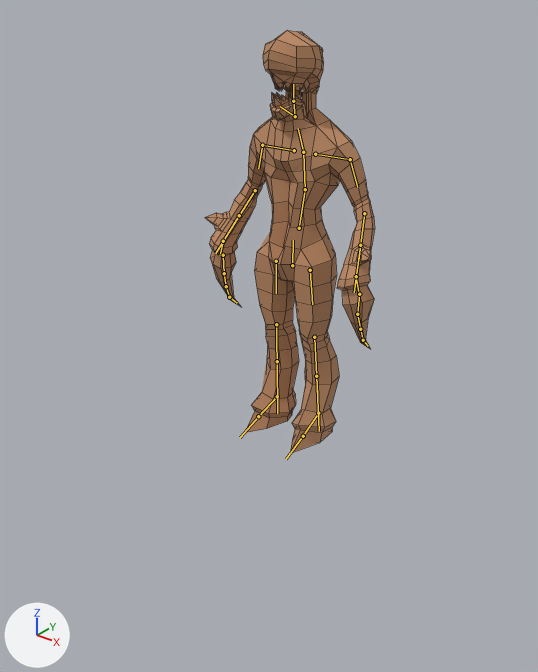
An edit to the FBX model Meshes/Characters/Enemies/Scrawny.fbx, drawn before and after from the same camera.
Rendered twice from a 50 mm camera at (1.336, -1.797, 1.435) aimed at (0.029, -0.162, 0.421). Every picture has the same lights, and +X, +Y and +Z are marked at lower left. The first picture is the older version. The bones that bend it are drawn over the model as lines. Mesh edges are drawn as thin lines.

In view in the first picture: 'Scratcher'.
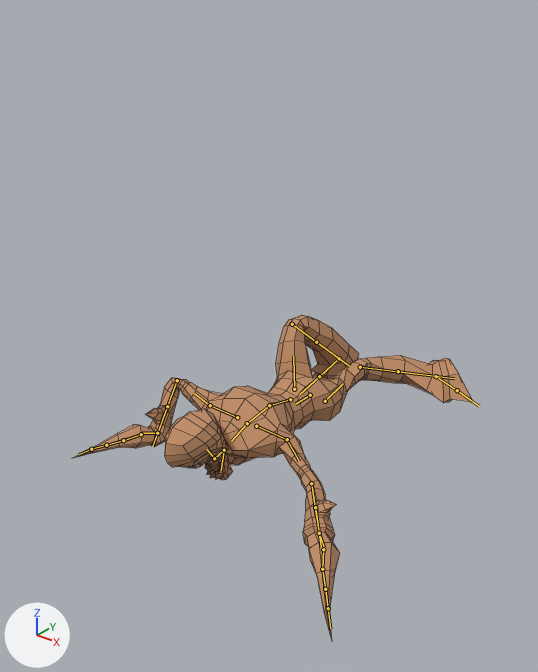
The newer file adds an action. The first version stands in its rest pose; the second is drawn at frame 1 of the action 'root|Death1'.

Location of each change, (x1, y1, x2, y2) in pixels of the pictures (538 x 672 px):
'Scratcher', posed (134% wider, 23% shorter): before (205, 30, 375, 453); after (74, 315, 473, 641)
bone 'root.x', root to tip: before (292, 265) to (293, 240); after (310, 395) to (295, 404)
bone 'head.x', root to tip: before (293, 101) to (293, 84); after (214, 458) to (206, 449)
bone 'arm_stretch.r', root to tip: before (262, 145) to (258, 168); after (210, 405) to (193, 393)
bone 'arm_twist.r', root to tip: before (262, 145) to (258, 168); after (210, 405) to (193, 393)
bone 'forearm_stretch.r', root to tip: before (255, 190) to (231, 228); after (177, 380) to (162, 419)
bone 'forearm_twist.r', root to tip: before (239, 215) to (215, 253); after (167, 406) to (152, 446)
bone 'hand.r', root to tip: before (223, 241) to (220, 255); after (157, 433) to (142, 433)
bone 'arm_stretch.l', root to tip: before (350, 159) to (357, 187); after (287, 439) to (299, 461)
bone 'arm_twist.l', root to tip: before (350, 159) to (357, 187); after (287, 439) to (299, 461)
bone 'forearm_stretch.l', root to tip: before (364, 213) to (358, 260); after (311, 483) to (317, 520)
bone 'forearm_twist.l', root to tip: before (360, 245) to (354, 292); after (315, 507) to (321, 546)
bone 'hand.l', root to tip: before (356, 276) to (359, 295); after (319, 533) to (324, 547)
bone 'chin', root to tip: before (295, 116) to (280, 106); after (224, 450) to (221, 470)
bone 'thigh_stretch.l', root to tip: before (310, 270) to (312, 304); after (325, 401) to (343, 383)
bone 'thigh_twist.l', root to tip: before (310, 270) to (312, 304); after (325, 401) to (343, 383)
bone 'leg_stretch.l', root to tip: before (314, 337) to (317, 395); after (360, 367) to (417, 374)
bone 'foot.l', root to tip: before (318, 413) to (303, 436); after (436, 376) to (457, 390)
bone 'leg_twist.l', root to tip: before (316, 376) to (319, 431); after (398, 371) to (454, 378)
bone 'thigh_stretch.r', root to tip: before (276, 261) to (276, 293); after (294, 389) to (293, 356)
bone 'thigh_twist.r', root to tip: before (276, 261) to (276, 293); after (294, 389) to (293, 356)
bone 'leg_stretch.r', root to tip: before (276, 324) to (277, 379); after (292, 324) to (328, 350)
bone 'foot.r', root to tip: before (277, 396) to (258, 416); after (339, 358) to (319, 376)
bone 'leg_twist.r', root to tip: before (277, 361) to (277, 413); after (316, 342) to (350, 366)

What the commit changed:
Bone 'root.x' (bone_root_x) moves from (0.0, 0.0, 0.0) to (0.0, -52.7, -11.4).
Bone 'root.x' (bone_root_x) turns from (0, 0, 0) to (89, 0, 0) degrees about its own x, y and z.
Bone 'head.x' (bone_head_x) turns from (0, 0, 0) to (-61, 14, 13) degrees about its own x, y and z.
Bone 'arm_stretch.r' (bone_arm_stretch_r) turns from (0, 0, 0) to (87, 24, 54) degrees about its own x, y and z.
Bone 'arm_twist.r' (bone_arm_twist_r) turns from (0, 0, 0) to (0, -70, 0) degrees about its own x, y and z.
Bone 'forearm_stretch.r' (bone_forearm_stretch_r) turns from (0, 0, 0) to (0, 0, 73) degrees about its own x, y and z.
Bone 'forearm_twist.r' (bone_forearm_twist_r) turns from (0, 0, 0) to (0, 57, 0) degrees about its own x, y and z.
Bone 'hand.r' (bone_hand_r) turns from (0, 0, 0) to (17, 65, -37) degrees about its own x, y and z.
Bone 'arm_stretch.l' (bone_arm_stretch_l) turns from (0, 0, 0) to (65, -9, -125) degrees about its own x, y and z.
Bone 'arm_twist.l' (bone_arm_twist_l) turns from (0, 0, 0) to (0, 75, 0) degrees about its own x, y and z.
Bone 'forearm_stretch.l' (bone_forearm_stretch_l) turns from (0, 0, 0) to (0, 0, 9) degrees about its own x, y and z.
Bone 'forearm_twist.l' (bone_forearm_twist_l) turns from (0, 0, 0) to (0, -27, 0) degrees about its own x, y and z.
Bone 'hand.l' (bone_hand_l) turns from (0, 0, 0) to (35, -27, -24) degrees about its own x, y and z.
Bone 'chin' (bone_chin) turns from (0, 0, 0) to (-34, 9, -45) degrees about its own x, y and z.
Bone 'thigh_stretch.l' (bone_thigh_stretch_l) turns from (0, 0, 0) to (-13, -123, 11) degrees about its own x, y and z.
Bone 'thigh_twist.l' (bone_thigh_twist_l) turns from (0, 0, 0) to (0, 122, 0) degrees about its own x, y and z.
Bone 'leg_stretch.l' (bone_leg_stretch_l) turns from (0, 0, 0) to (0, 0, 51) degrees about its own x, y and z.
Bone 'foot.l' (bone_foot_l) turns from (0, 0, 0) to (-30, 46, -55) degrees about its own x, y and z.
Bone 'leg_twist.l' (bone_leg_twist_l) turns from (0, 0, 0) to (0, 56, 0) degrees about its own x, y and z.
Bone 'thigh_stretch.r' (bone_thigh_stretch_r) turns from (0, 0, 0) to (29, 11, 67) degrees about its own x, y and z.
Bone 'thigh_twist.r' (bone_thigh_twist_r) turns from (0, 0, 0) to (0, -30, 0) degrees about its own x, y and z.
Bone 'leg_stretch.r' (bone_leg_stretch_r) turns from (0, 0, 0) to (0, 0, -114) degrees about its own x, y and z.
Bone 'foot.r' (bone_foot_r) turns from (0, 0, 0) to (33, -13, 22) degrees about its own x, y and z.
Bone 'leg_twist.r' (bone_leg_twist_r) turns from (0, 0, 0) to (0, -25, 0) degrees about its own x, y and z.
